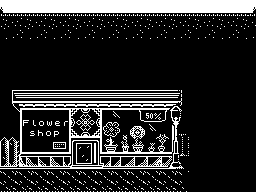
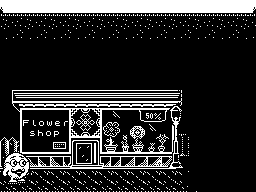
Before/after of a w=256, h=192 layered artwork. What changed in the layer stack:
painted on "Lamp_Shadow_Textured" over 176, 168, 188, 192
added layer "Road Shadow" above "Lamp_Shadow_Black" over 176, 168, 197, 192
showed "Bob" over 1, 152, 30, 184
